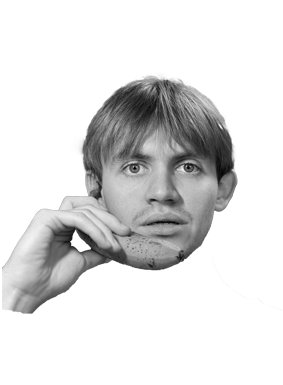
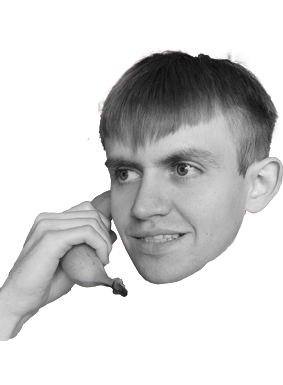
Layers edited between the first and the second 283×385 image:
added group "Группа 1" with 2 layers above "Слой 5" over (x1=0, y1=48, x2=283, y2=341)
added layer "Слой 0 копия" in group "Группа 1" over (x1=0, y1=48, x2=283, y2=341)
added layer "Слой 6" in group "Группа 1" over (x1=0, y1=48, x2=283, y2=341)
hid "Слой 5" over (x1=2, y1=71, x2=282, y2=314)
